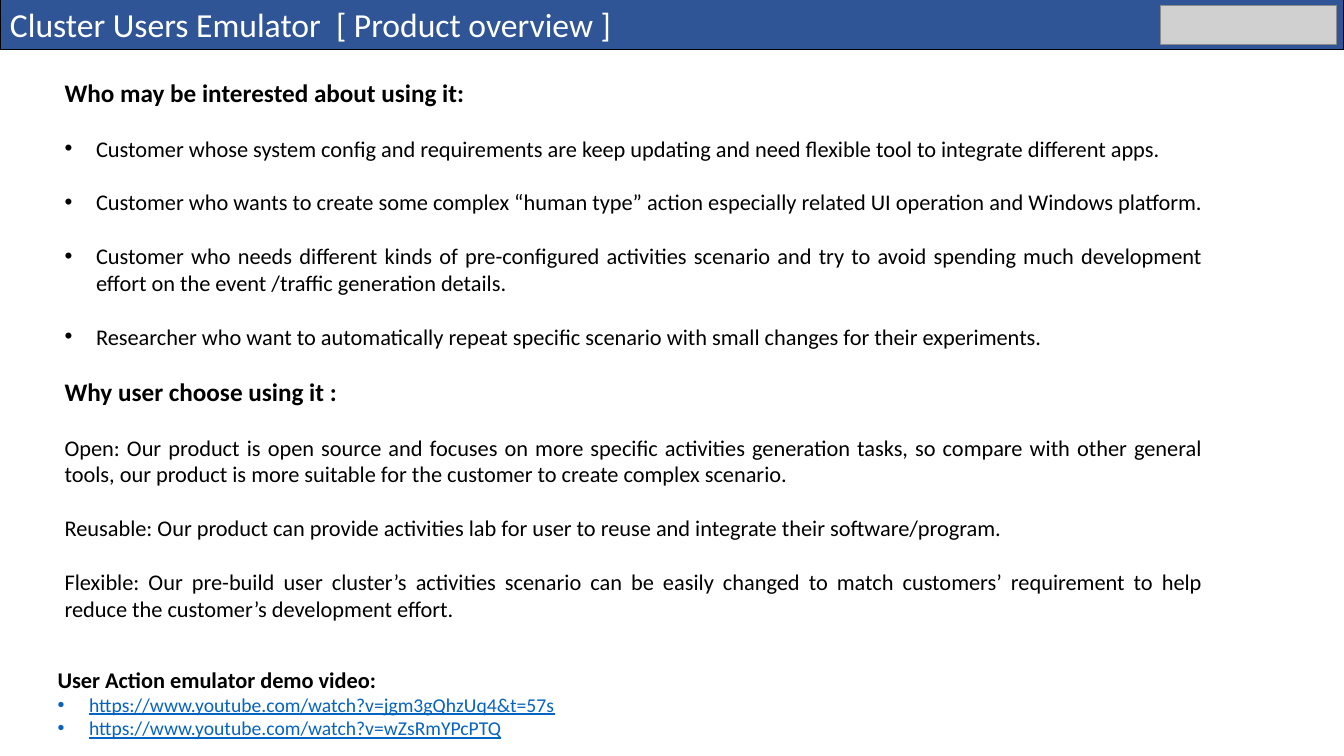
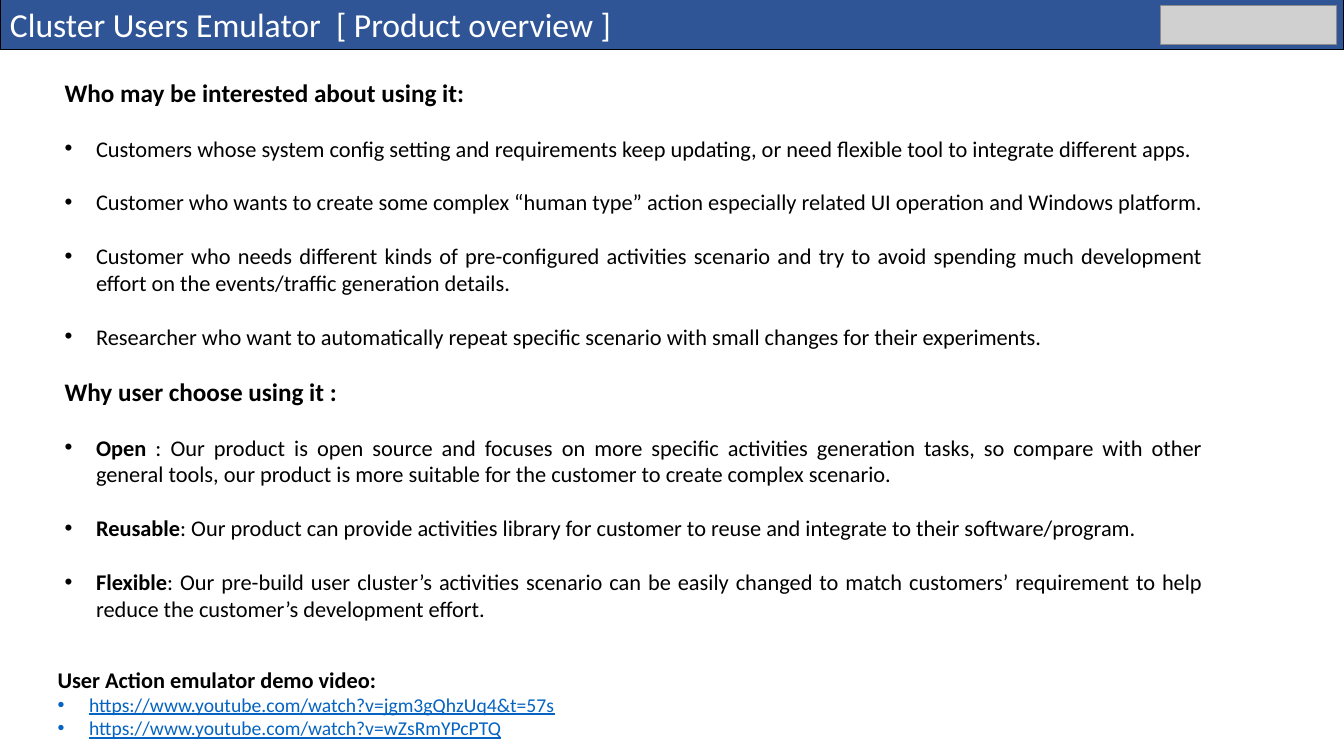
Before and after one commit to LiuYuancheng/Cluster_User_Emulation_System, a slide deck: slide 5 of doc/User_Action_Emulator_Design_Doc.pptx. Drawn at 1344x756 pixels with LibreOffice and Linux fonts; fonts in the diff are those of the drawing; grey boxes stand for pictures. Boxes give left, top, right and bottom in pixels: in the first picture for what was removed or moved away, otherwise in the second. Text is boxed around its words. In the diff, an @@ line names an element or a change of style, - is before the commit and + after.

```diff
--- a/doc/User_Action_Emulator_Design_Doc.pptx
+++ b/doc/User_Action_Emulator_Design_Doc.pptx
@@ text at bbox=[96, 141, 1190, 161]: text changed @@
-• Customer whose system config and requirements are keep updating and need flexible tool to integrate different apps.
+• Customers whose system config setting and requirements keep updating, or need flexible tool to integrate different apps.
@@ text at bbox=[96, 248, 1201, 295]: text changed @@
-• Customer who needs different kinds of pre-configured activities scenario and try to avoid spending much development effort on the event /traffic generation details.
+• Customer who needs different kinds of pre-configured activities scenario and try to avoid spending much development effort on the events/traffic generation details.
@@ text at bbox=[96, 440, 1202, 540]: text changed @@
-Open: Our product is open source and focuses on more specific activities generation tasks, so compare with other general tools, our product is more suitable for the customer to create complex scenario.
-Reusable: Our product can provide activities lab for user to reuse and integrate their software/program.
+• Open : Our product is open source and focuses on more specific activities generation tasks, so compare with other general tools, our product is more suitable for the customer to create complex scenario.
+• Reusable: Our product can provide activities library for customer to reuse and integrate to their software/program.
@@ text at bbox=[96, 574, 1202, 621]: bold on in "Flexible:"; bullet none to • @@
```
Also in this commit, not shown: 6 other slides changed, 11 other files.
